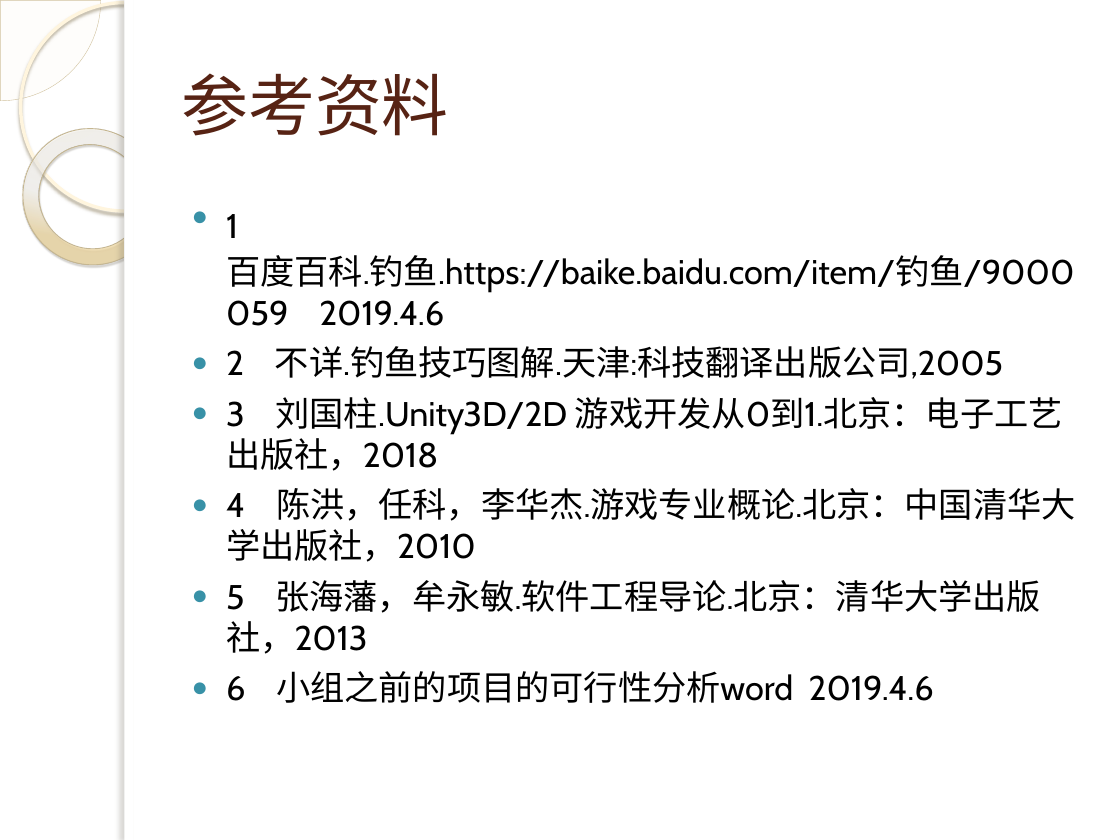
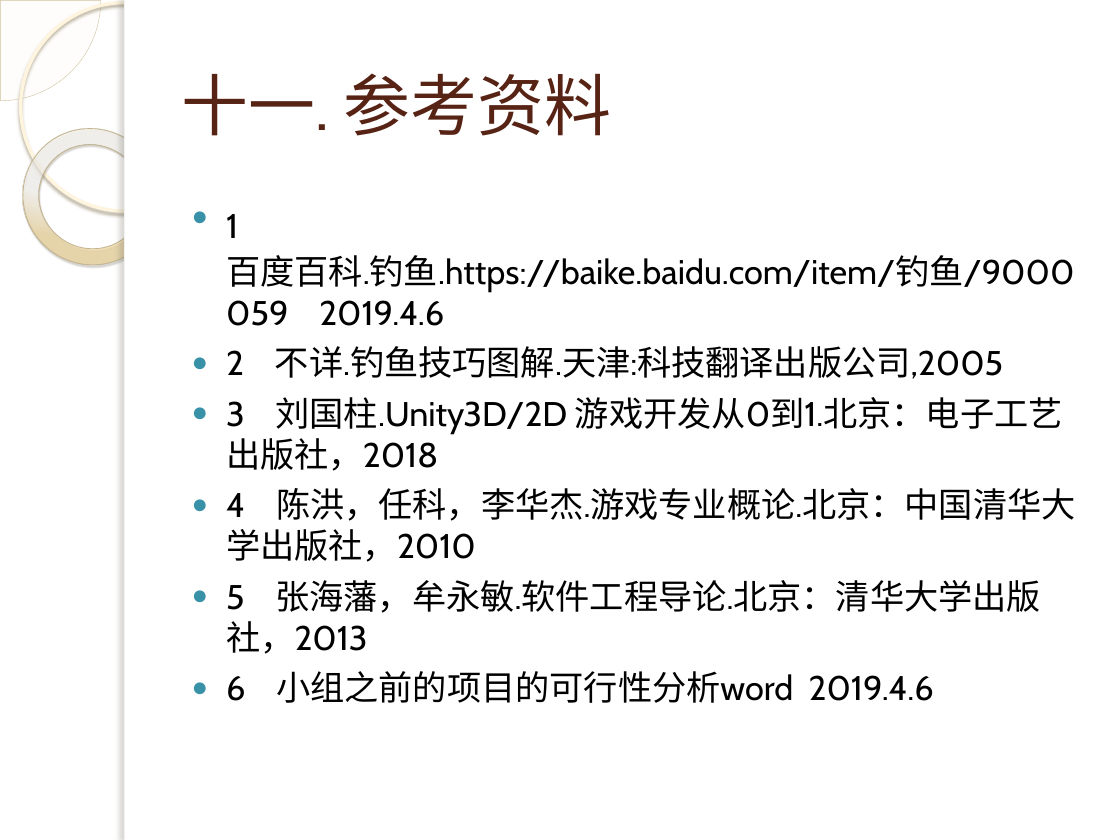
Before and after one commit to 3d-fishing/3D-app, a slide deck: slide 41 of 需求分析.pptx. Drawn at 1120x840 pixels with LibreOffice and Linux fonts; fonts in the diff are those of the drawing; background and template pictures are left out. Boxes give left, top, right and bottom in pixels: in the first picture for what was removed or moved away, otherwise in the second. Text is boxed around its words. In the diff, an @@ line names an element or a change of style, - is before the commit and + after.

```diff
--- a/需求分析.pptx
+++ b/需求分析.pptx
@@ title at [181,73,611,136]: text changed @@
-参考资料
+十一. 参考资料
```
Also in this commit, not shown: 25 other slides changed, 1 slide added, 1 other file.
